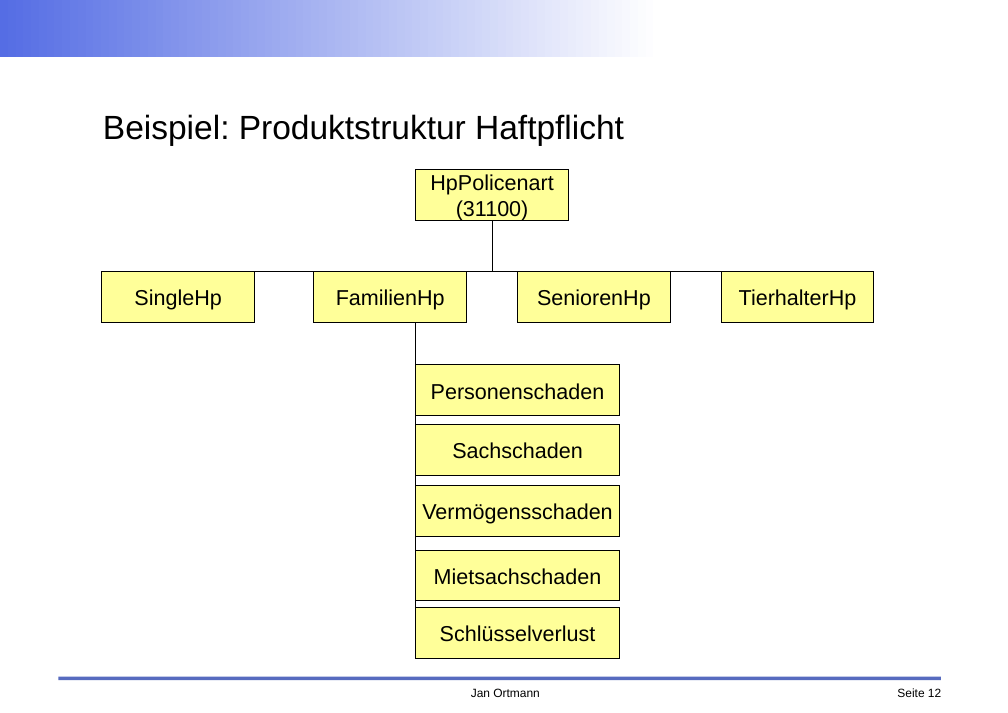
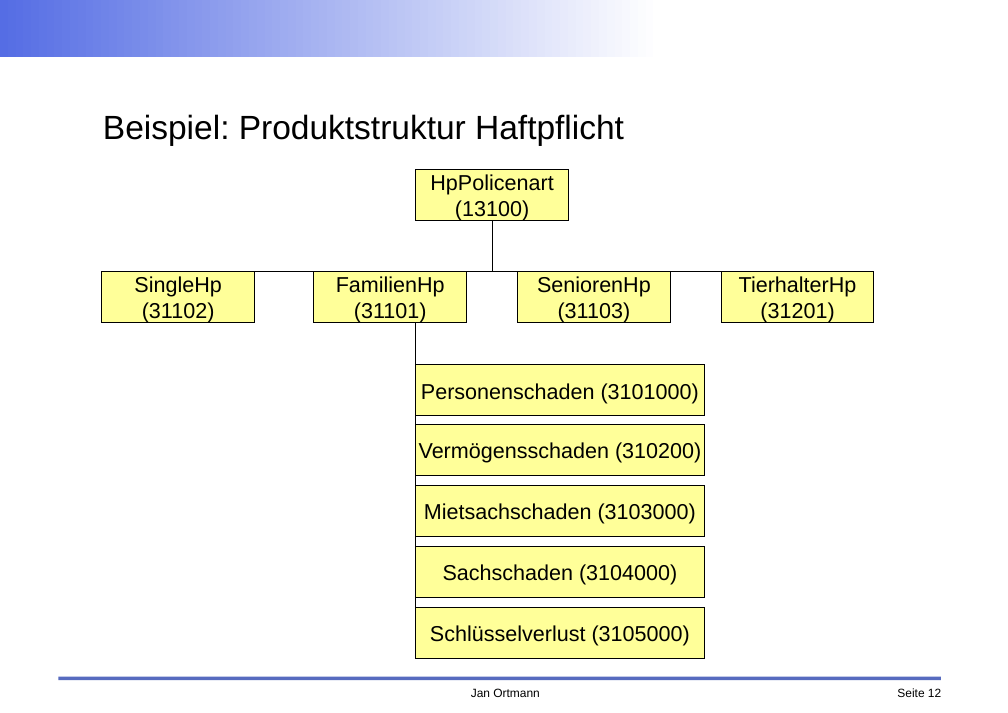
Before and after one commit to faktorips/faktorips.base, a slide deck: slide 12 of org.faktorips.doc/workshop/fachabteilung/FaktorIPS-Schulung FA Produktdefinition.odp. Drawn at 1008x713 pixels with LibreOffice and Linux fonts; fonts in the diff are those of the drawing; background and template pictures are left out. Boxes give left, top, right and bottom in pixels: in the first picture for what was removed or moved away, otherwise in the second. Text is boxed around its words. In the diff, an @@ line names an element or a change of style, - is before the commit and + after.

```diff
--- a/org.faktorips.doc/workshop/fachabteilung/FaktorIPS-Schulung FA Produktdefinition.odp
+++ b/org.faktorips.doc/workshop/fachabteilung/FaktorIPS-Schulung FA Produktdefinition.odp
@@ text in rectangle at box(455, 200, 529, 221): text changed @@
-(31100)
+(13100)
@@ text in rectangle at box(142, 302, 215, 323): paragraph added @@
+(31102)
@@ text in rectangle at box(354, 302, 427, 323): paragraph added @@
+(31101)
@@ elbow line moved from (391, 322) - (416, 575) to (391, 322) - (416, 572) @@
@@ text in rectangle at box(558, 302, 631, 323): paragraph added @@
+(31103)
@@ text in rectangle at box(760, 302, 834, 323): paragraph added @@
+(31201)
@@ rectangle "Personenschaden (3101000)": place and size @@
-rectangle "Personenschaden (3101000)" at box(416, 365, 619, 416)
+rectangle "Personenschaden (3101000)" at box(416, 365, 704, 416)
@@ text in rectangle at box(421, 383, 699, 404): text changed @@
-Personenschaden
+Personenschaden (3101000)
@@ rectangle "Vermögensschaden (310200)": place and size @@
-rectangle "Vermögensschaden (310200)" at box(416, 485, 619, 536)
+rectangle "Vermögensschaden (310200)" at box(416, 424, 704, 475)
@@ text in rectangle at box(419, 442, 701, 463): text changed @@
-Vermögensschaden
+Vermögensschaden (310200)
@@ rectangle "Mietsachschaden (3103000)": place and size @@
-rectangle "Mietsachschaden (3103000)" at box(416, 550, 619, 601)
+rectangle "Mietsachschaden (3103000)" at box(416, 485, 704, 536)
@@ text in rectangle at box(424, 503, 696, 524): text changed @@
-Mietsachschaden
+Mietsachschaden (3103000)
@@ rectangle "Sachschaden (3104000)": place and size @@
-rectangle "Sachschaden (3104000)" at box(416, 424, 619, 475)
+rectangle "Sachschaden (3104000)" at box(416, 547, 704, 598)
@@ text in rectangle at box(443, 564, 677, 585): text changed @@
-Sachschaden
+Sachschaden (3104000)
@@ rectangle "Schlüsselverlust (3105000)": place and size @@
-rectangle "Schlüsselverlust (3105000)" at box(416, 608, 619, 659)
+rectangle "Schlüsselverlust (3105000)" at box(416, 608, 704, 659)
@@ text in rectangle at box(430, 625, 690, 646): text changed @@
-Schlüsselverlust
+Schlüsselverlust (3105000)
```
Also in this commit, not shown: 6 other slides changed, 1 slide added, 1 slide removed, 10 other files.
